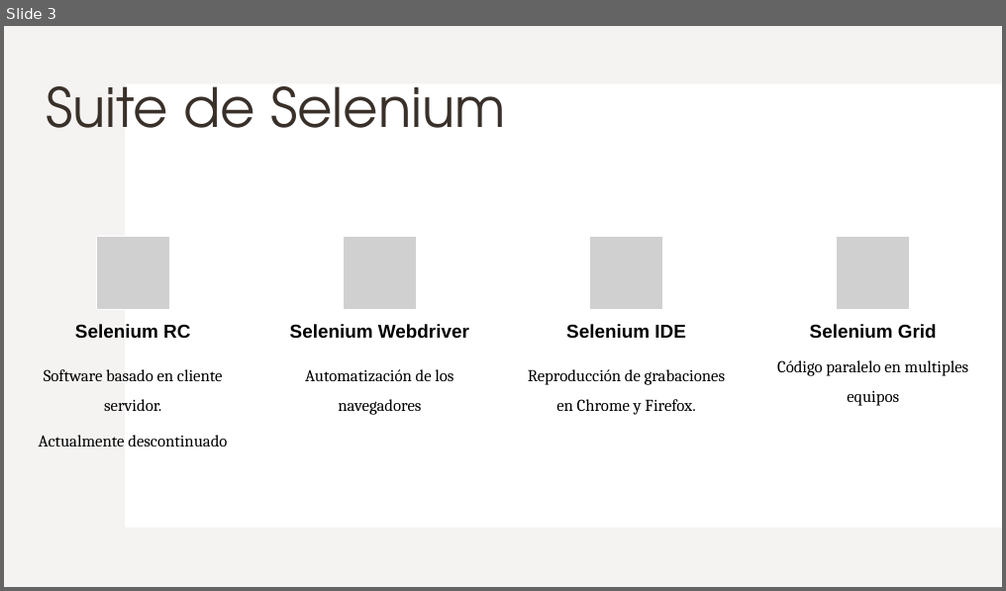
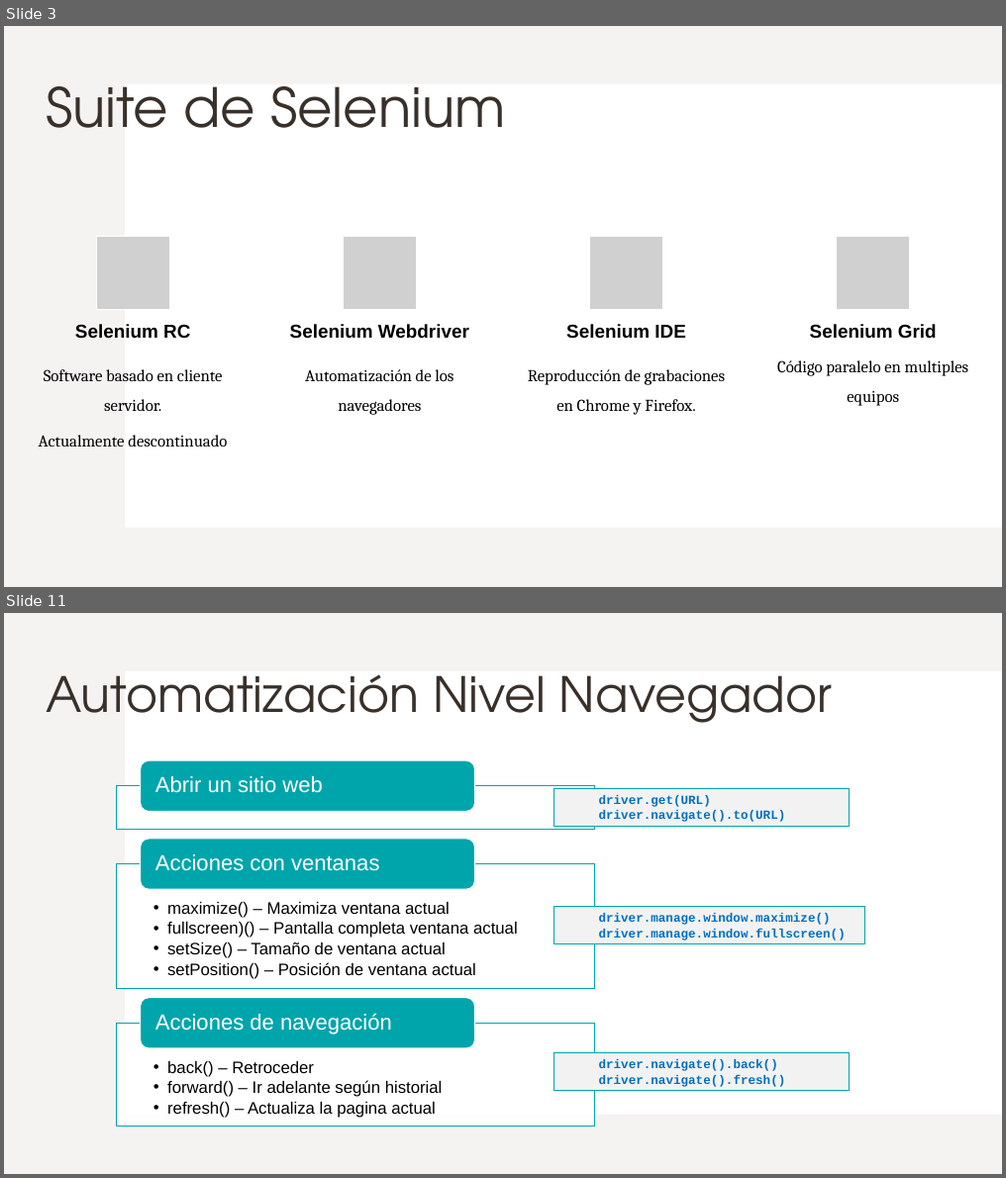
Before and after one commit to Charris1904/automation-qa-sessions, a slide deck: files/4. Selenium.pptx. Shown one above the other, each under a label of ours: slide 3 before the commit, slides 3 and 11 after it; the slides between them are not shown. The pictures are 1006x591 and 1006x1178 pixels, drawn with LibreOffice and Linux fonts; fonts in the diff are those of the drawing; grey boxes stand for pictures. Boxes give left, top, right and bottom in pixels: in the first picture for what was removed or moved away, otherwise in the second. Text is boxed around its words. In the diff, an @@ line names an element or a change of style, - is before the commit and + after.

```diff
--- a/files/4. Selenium.pptx
+++ b/files/4. Selenium.pptx
@@ slide 11 added at (4,613,1002,1174), background #FFFFFF; not listed: 2 template elements that a slide beside it also shows @@
@@ title added at (46,674,833,723), 46.8 pt, text #39302A @@
+Automatización Nivel Navegador
@@ rectangle added at (554,789,849,827), fill #F2F2F2, outline #00A5AB 0.75 pt, 12 pt, text #0070C0, bold @@
+  driver.get(URL)
+  driver.navigate().to(URL)
@@ rectangle added at (554,906,865,944), fill #F2F2F2, outline #00A5AB 0.75 pt, 12 pt, text #0070C0, bold @@
+  driver.manage.window.maximize()
+  driver.manage.window.fullscreen()
@@ group added at (116,761,595,1126): 5 texts, 3 rectangles, 3 rounded rectangles @@
+Abrir un sitio web
+  • maximize() – Maximiza ventana actual
+  • fullscreen)() – Pantalla completa ventana actual
+  • setSize() – Tamaño de ventana actual
+  • setPosition() – Posición de ventana actual
+Acciones con ventanas
+  • back() – Retroceder
+  • forward() – Ir adelante según historial
+  • refresh() – Actualiza la pagina actual
+Acciones de navegación
@@ rectangle added at (554,1054,849,1090), fill #F2F2F2, outline #00A5AB 0.75 pt, 12 pt, text #0070C0, bold @@
+  driver.navigate().back()
+  driver.navigate().fresh()
```
Also in this commit, not shown: 9 other slides added, 1 slide removed.
